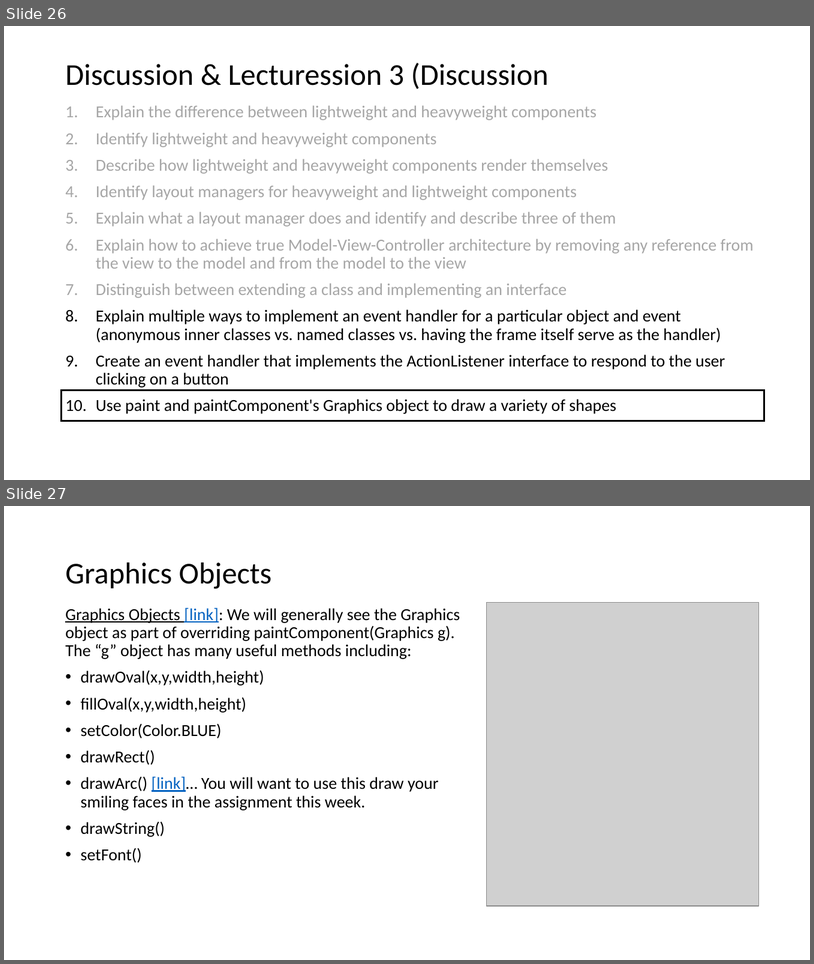
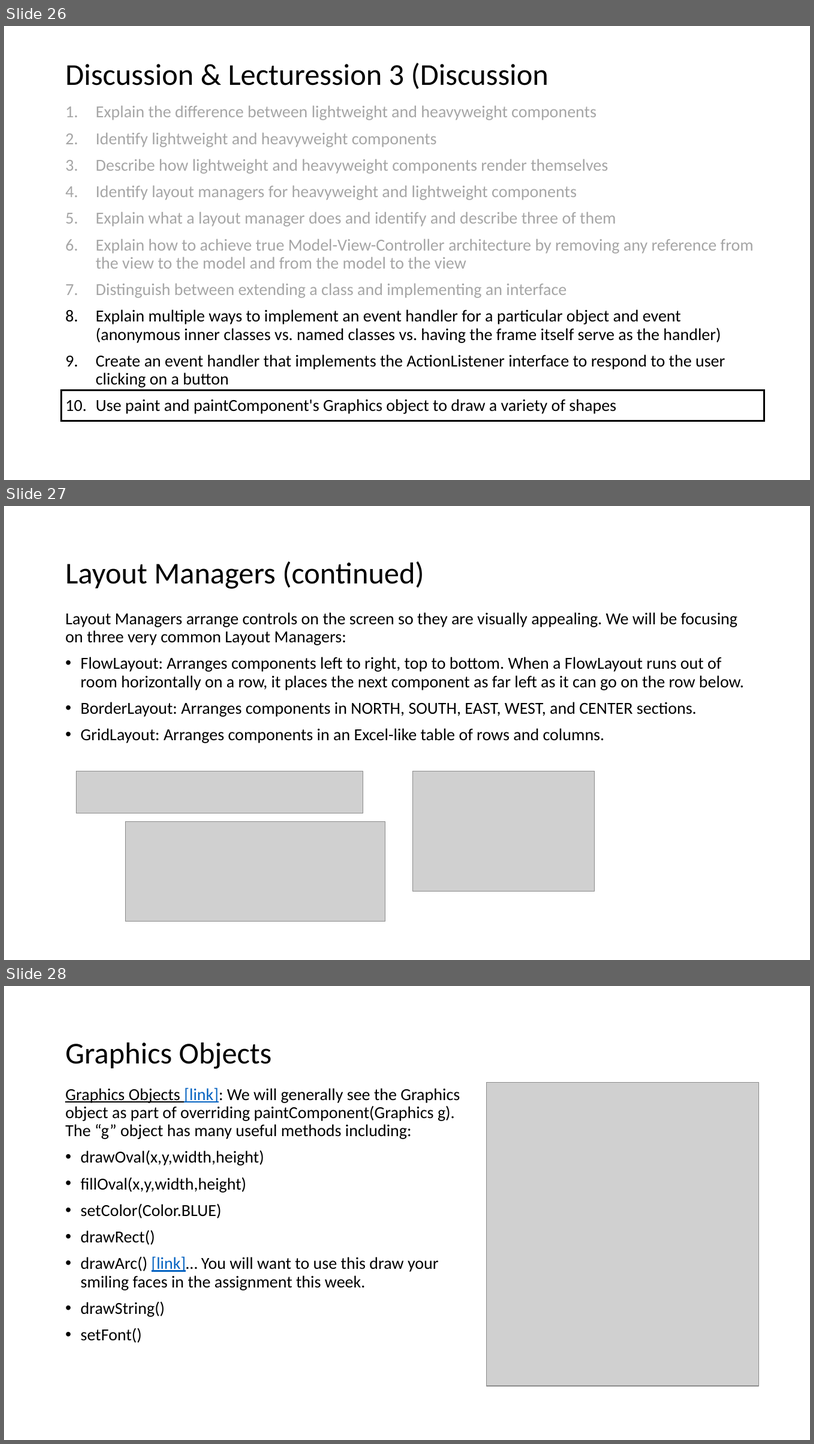
Before and after one commit to EricJPogue/www-epogue-info, a slide deck: CPSC-24500/Week03/2017SpringW03Slides.pptx. Shown one above the other, each under a label of ours: slides 26 and 27 before the commit, slides 26, 27 and 28 after it. The pictures are 814x964 and 814x1444 pixels, drawn with LibreOffice and Linux fonts; fonts in the diff are those of the drawing; grey boxes stand for pictures. Boxes give left, top, right and bottom in pixels: in the first picture for what was removed or moved away, otherwise in the second. Text is boxed around its words. In the diff, an @@ line names an element or a change of style, - is before the commit and + after.

```diff
--- a/CPSC-24500/Week03/2017SpringW03Slides.pptx
+++ b/CPSC-24500/Week03/2017SpringW03Slides.pptx
@@ slide 27 added at bbox=[4, 506, 810, 960], background #FFFFFF @@
@@ title added at bbox=[65, 561, 424, 589], 36 pt, text #000000 @@
+Layout Managers (continued)
@@ text added at bbox=[65, 612, 744, 743], 20 pt, text #000000 @@
+Layout Managers arrange controls on the screen so they are visually appealing. We will be focusing on three very common Layout Managers:
+• FlowLayout: Arranges components left to right, top to bottom. When a FlowLayout runs out of room horizontally on a row, it places the next component as far left as it can go on the row below.
+• BorderLayout: Arranges components in NORTH, SOUTH, EAST, WEST, and CENTER sections.
+• GridLayout: Arranges components in an Excel-like table of rows and columns.
@@ picture added at bbox=[77, 771, 363, 813] @@
@@ picture added at bbox=[413, 771, 595, 891] @@
@@ picture added at bbox=[126, 821, 386, 921] @@
@@ what was slide 27 is now slide 28 @@
```
Also in this commit, not shown: 2 slides changed, 1 other slide added, 3 other files.
